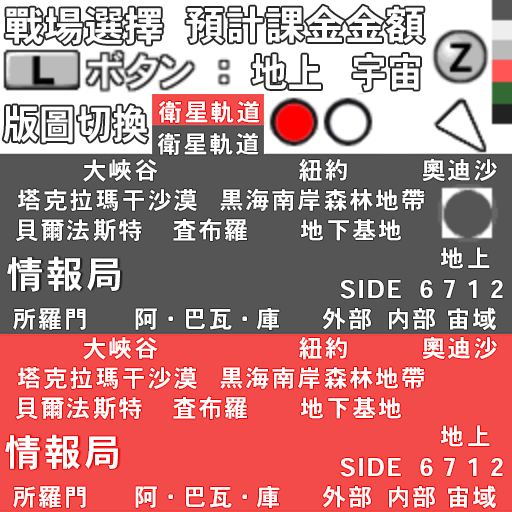
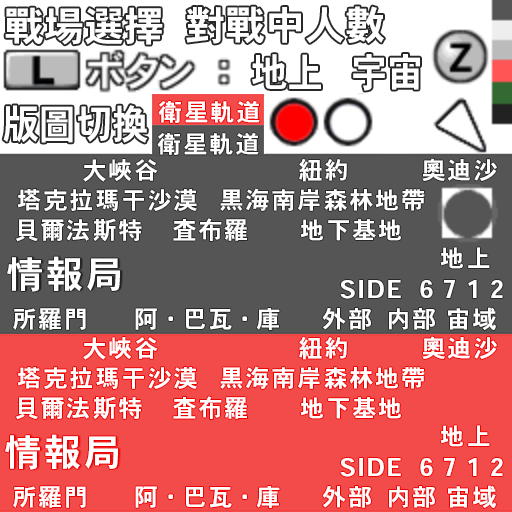
Revision of a layered 512 x 512 image; what changed, layer by layer:
renamed "預計課金金額" to "對戰中人數", painted on it over (186, 5, 425, 44)
added group "Group 2" with 7 layers above "対戦中人数" over (184, 3, 427, 46)
moved "Layer 3 copy" into group "Group 2" over (184, 3, 427, 46)
